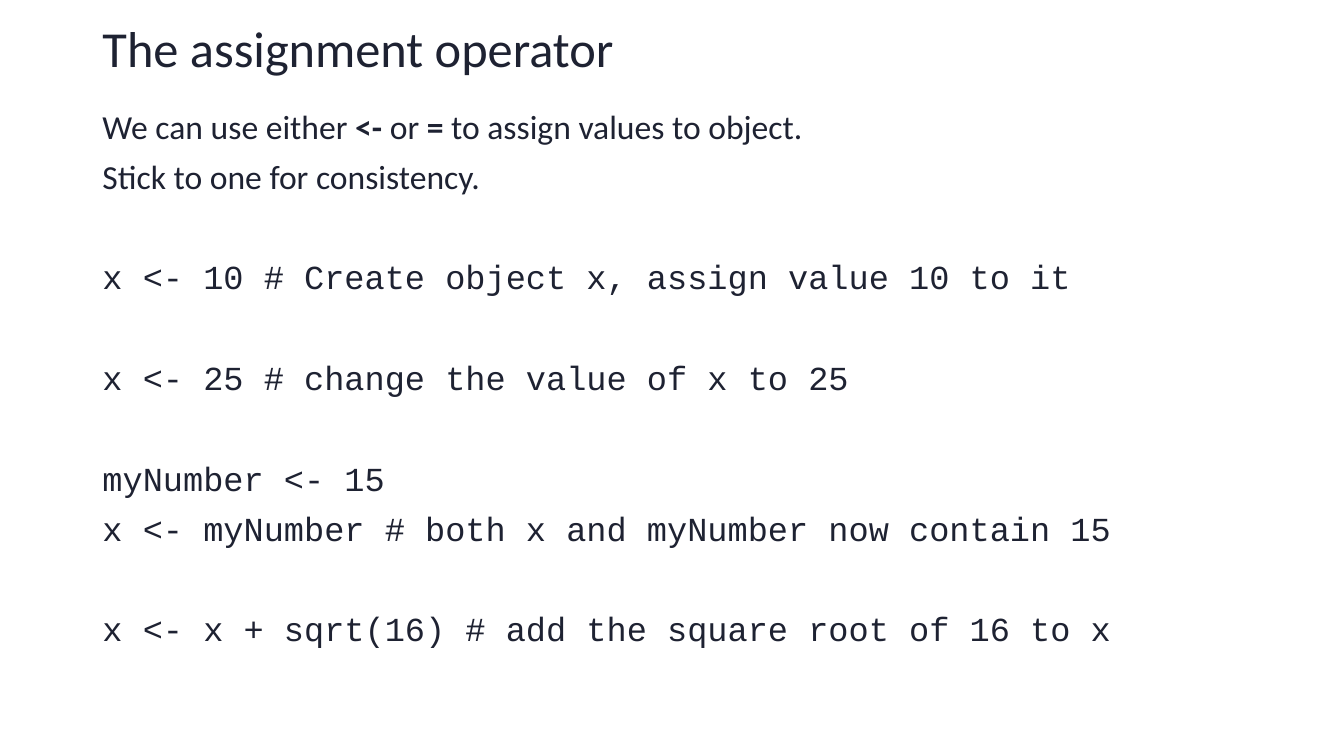
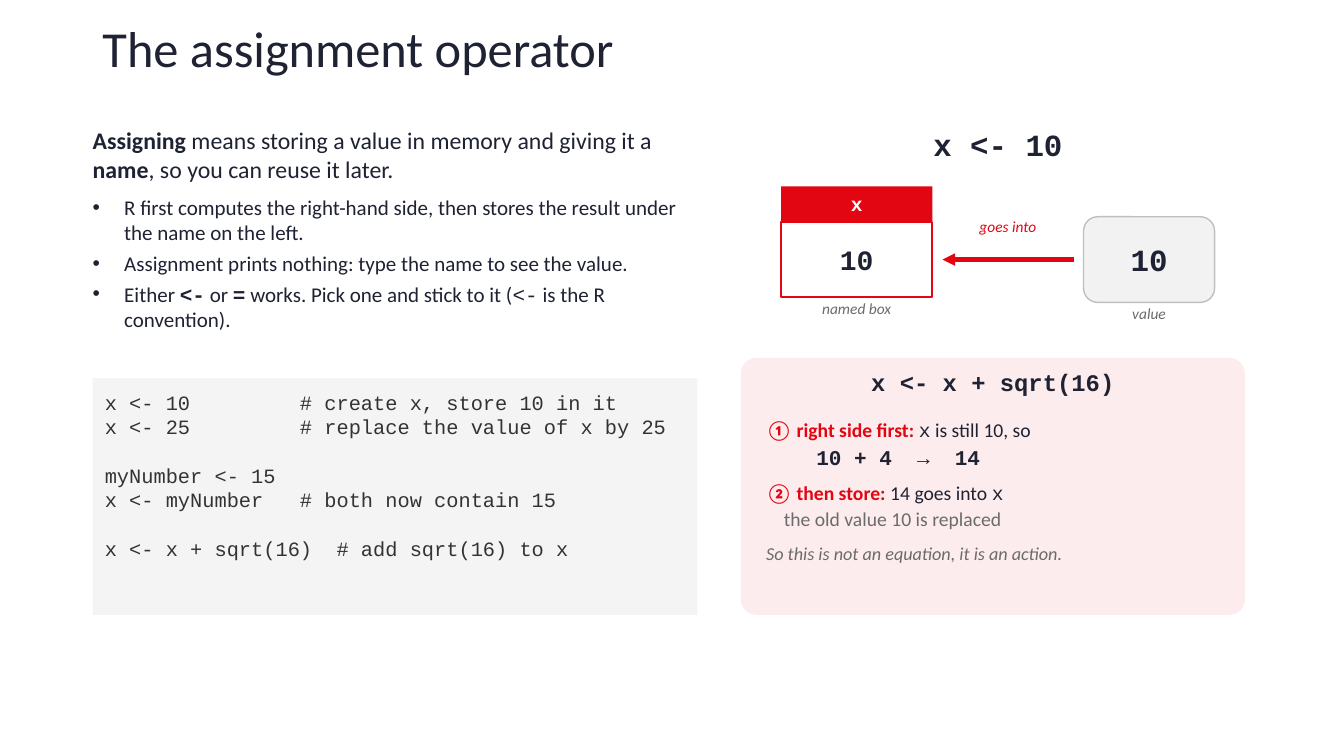
Before and after one commit to sib-swiss/first-steps-with-R-training, a slide deck: slide 50 of assets/pptx/First-steps-with-R_day1.pptx (slide 45 before the commit). Drawn at 1344x756 pixels with LibreOffice and Linux fonts; fonts in the diff are those of the drawing; background and template pictures are left out. Boxes give left, top, right and bottom in pixels: in the first picture for what was removed or moved away, otherwise in the second. Text is boxed around its words. In the diff, an @@ line names an element or a change of style, - is before the commit and + after.

```diff
--- a/assets/pptx/First-steps-with-R_day1.pptx
+++ b/assets/pptx/First-steps-with-R_day1.pptx
@@ text removed at (x1=102, y1=115, x2=1111, y2=648) @@
-We can use either <- or = to assign values to object.
-Stick to one for consistency.
-x <- 10 # Create object x, assign value 10 to it
-x <- 25 # change the value of x to 25
-myNumber <- 15
-x <- myNumber # both x and myNumber now contain 15
-x <- x + sqrt(16) # add the square root of 16 to x
@@ text added at (x1=93, y1=132, x2=676, y2=330), 15 pt, text #1E2232 @@
+Assigning means storing a value in memory and giving it a name, so you can reuse it later.
+• R first computes the right-hand side, then stores the result under the name on the left.
+• Assignment prints nothing: type the name to see the value.
+• Either <- or = works. Pick one and stick to it (<- is the R convention).
@@ text added at (x1=933, y1=135, x2=1063, y2=157), 22 pt, text #1E2232, bold @@
+x <- 10
@@ rectangle added at (x1=781, y1=187, x2=933, y2=222), fill #E20613, 14 pt, text #FFFFFF, bold @@
+x
@@ rectangle added at (x1=781, y1=222, x2=933, y2=297), fill #FFFFFF, outline #E20613 1.5 pt, 20 pt, text #1E2232, bold @@
+10
@@ text added at (x1=979, y1=221, x2=1036, y2=235), 11 pt, text #E20613, italic @@
+goes into
@@ rounded rectangle added at (x1=1084, y1=217, x2=1215, y2=302), fill #F2F2F2, outline #BFBFBF 1 pt, 22 pt, text #1E2232, bold @@
+10
@@ arrow added from (1074, 260) to (943, 260), #E20613 3 pt @@
@@ text added at (x1=822, y1=303, x2=891, y2=314), 11 pt, text #6B6B6B, italic @@
+named box
@@ text added at (x1=1132, y1=308, x2=1166, y2=319), 11 pt, text #6B6B6B, italic @@
+value
@@ rounded rectangle added at (x1=741, y1=358, x2=1245, y2=615), fill #FDECED @@
@@ rectangle added at (x1=93, y1=378, x2=698, y2=615), fill #F4F4F4, 14.5 pt, text #333333 @@
+x <- 10 # create x, store 10 in it
+x <- 25 # replace the value of x by 25
+myNumber <- 15
+x <- myNumber # both now contain 15
+x <- x + sqrt(16) # add sqrt(16) to x
@@ text added at (x1=871, y1=374, x2=1114, y2=396), 17 pt, text #1E2232, bold @@
+x <- x + sqrt(16)
@@ text added at (x1=766, y1=421, x2=1062, y2=563), 14 pt, text #6B6B6B @@
+① right side first: x is still 10, so
+10 + 4 → 14
+② then store: 14 goes into x
+the old value 10 is replaced
+So this is not an equation, it is an action.
```
Also in this commit, not shown: 22 other slides changed, 13 slides added, 4 slides removed, 12 other files.
